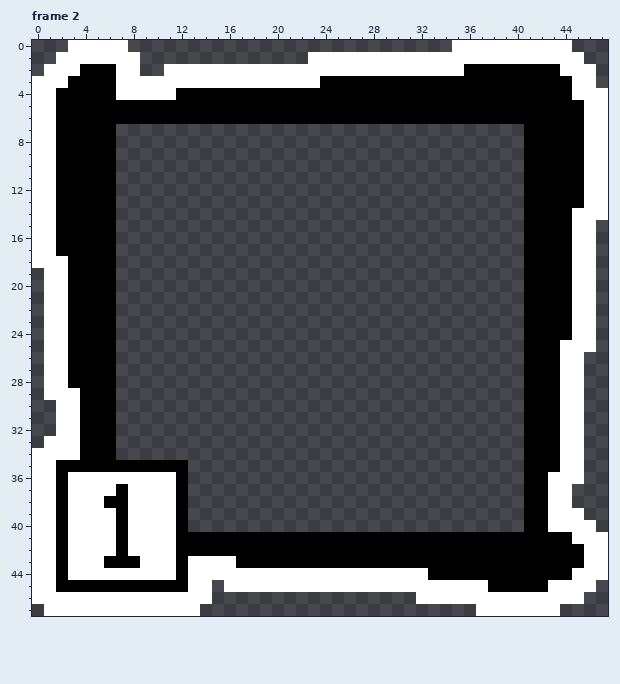
Two states of a pixel-art file, 과거시험 시제/이미지 작업/interface/gameUI/skill_ring.aseprite. Above, as it was before the edit.
48x48 pixels, 7 frames. Shown: frame 2. The commit also changed other frames, which this record leaves out.
After the commit:
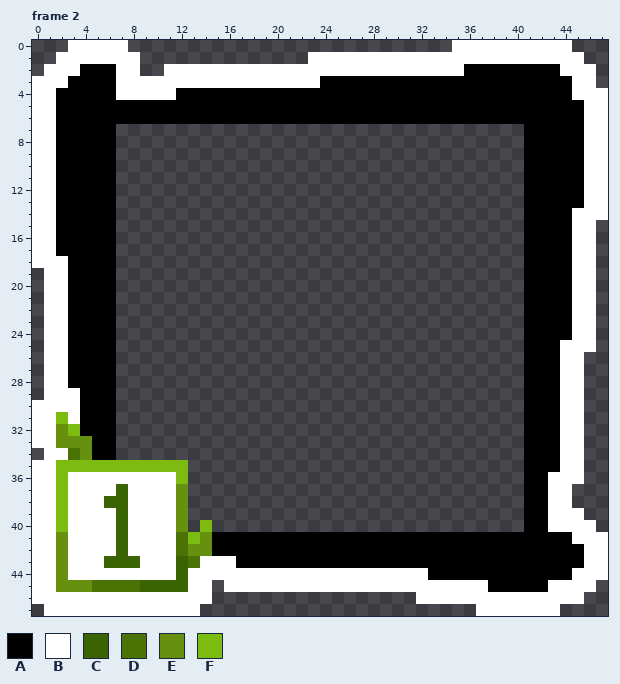
Palette (. is transparent): A #000000  B #ffffff  C #3a6402  D #4b7205  E #67900e  F #7cbc10
What changed:
Frame 2, layers "Layer 2", "Layer 3":
There is now colour B in rows 30 to 32 at x 0 to 1; in row 33 at x 0.
The edit turns colour A into colour C in row 37 at x 7; in row 38 at x 6 to 7; in rows 39 to 42 at x 7; in row 43 at x 6 to 8 and 12; in row 44 at x 12; in row 45 at x 9 to 12.
The edit turns colour A into colour D in rows 41 to 42 at x 12; in row 45 at x 5 to 8.
The edit turns colour B into colour D in row 34 at x 3; in row 43 at x 13.
The edit turns colour A into colour E in rows 33 to 34 at x 4; in rows 37 to 40 at x 12; in row 41 at x 2 and 14; in row 42 at x 2 and 13 to 14; in rows 43 to 44 at x 2; in row 45 at x 2 to 4.
The edit turns colour B into colour E in row 32 at x 2; in row 33 at x 2 to 3.
There is now colour F in row 40 at x 14.
The edit turns colour A into colour F in row 35 at x 2 to 12; in row 36 at x 2 and 12; in rows 37 to 40 at x 2; in row 41 at x 13.
The edit turns colour B into colour F in row 31 at x 2; in row 32 at x 3.
Colour B is gone in row 34 at x 0.
Pixel boxes of the changes (left, top, right, bottom) in both pictures:
changed: (32, 400, 212, 592)
